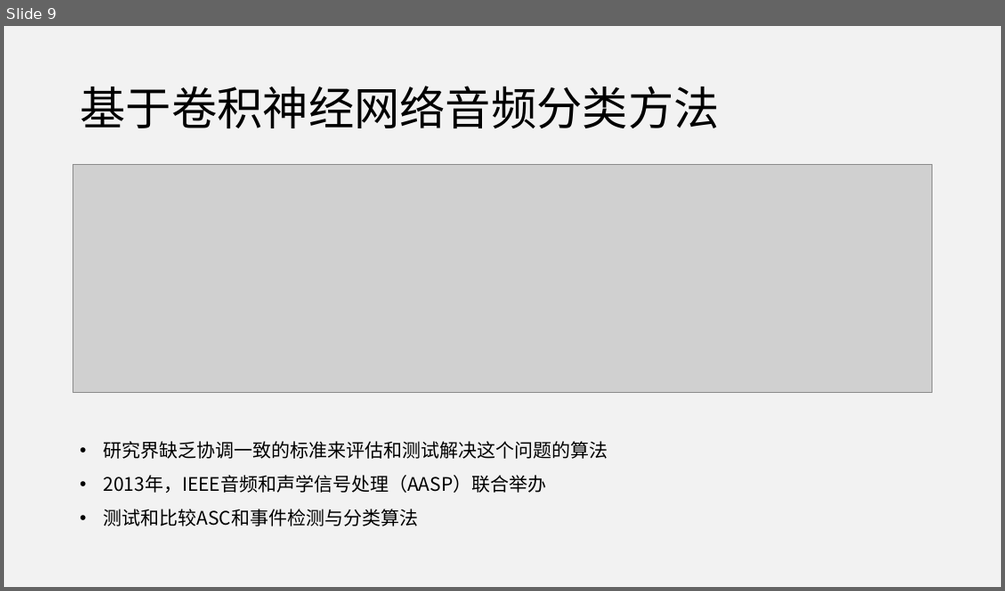
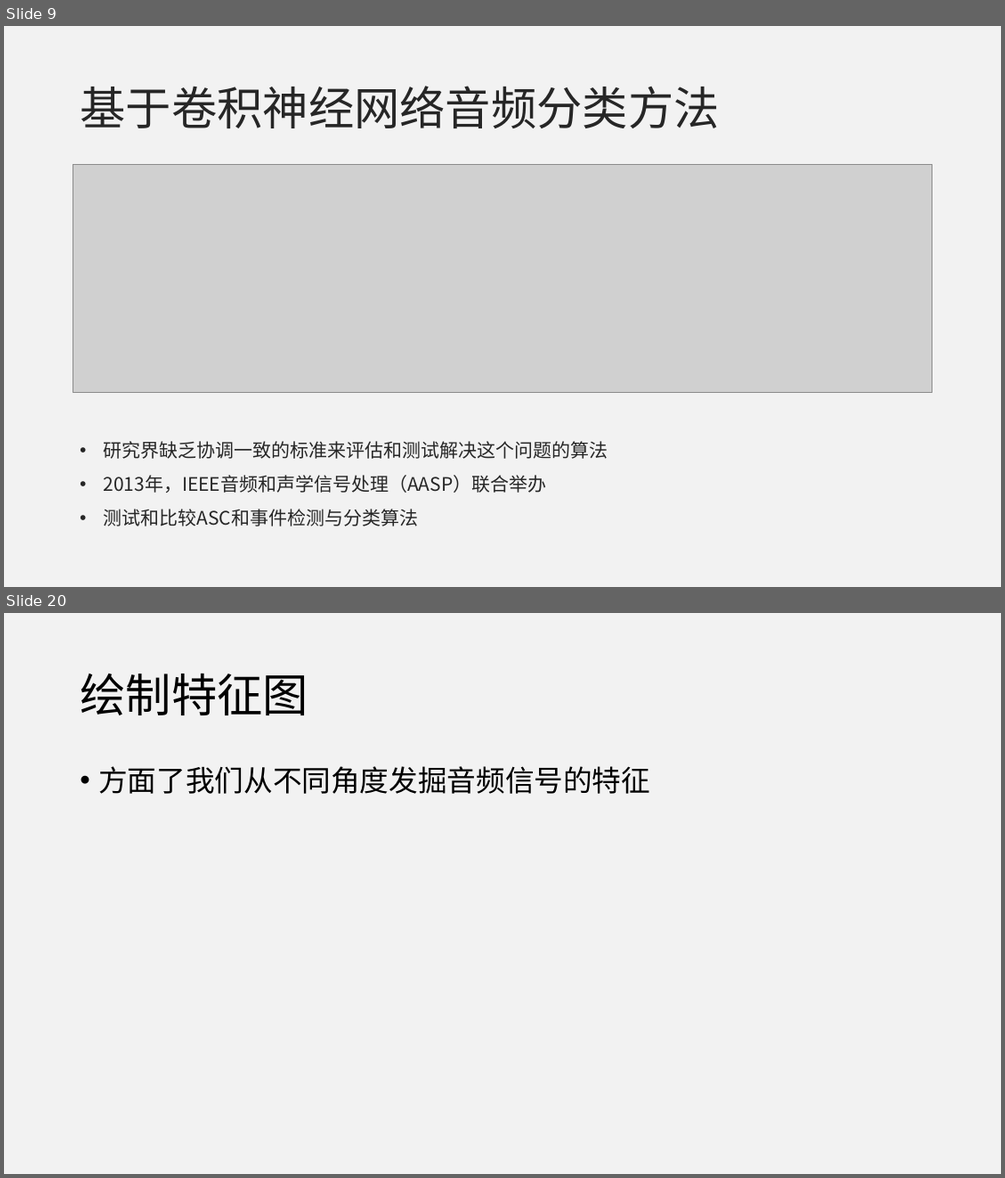
Before and after one commit to jumper3/paper, a slide deck: 开题报告/答辩.pptx. Shown one above the other, each under a label of ours: slide 9 before the commit, slides 9 and 20 after it; the slides between them are not shown. The pictures are 1005x591 and 1005x1178 pixels, drawn with LibreOffice and Linux fonts; fonts in the diff are those of the drawing; grey boxes stand for pictures. Boxes give left, top, right and bottom in pixels: in the first picture for what was removed or moved away, otherwise in the second. Text is boxed around its words. In the diff, an @@ line names an element or a change of style, - is before the commit and + after.

```diff
--- a/开题报告/答辩.pptx
+++ b/开题报告/答辩.pptx
@@ slide 20 added at <box>4,613,1001,1174</box>, background #F2F2F2 @@
@@ title added at <box>80,673,308,715</box>, 44 pt, text #000000 @@
+绘制特征图
@@ text added at <box>98,766,650,794</box>, 28 pt, text #000000 @@
+• 方面了我们从不同角度发掘音频信号的特征
@@ slide 9 changed as well @@
@@ title "基于卷积神经网络音频分类方法" at <box>80,86,720,128</box>: text colour #000000 to #262626 @@
@@ text "研究界缺乏协调一致的标准来评估和测试解决这个问题的算法" at <box>103,441,607,526</box>: text colour #000000 to #262626 @@
```
Also in this commit, not shown: 2 other slides changed, 15 other slides added, 1 slide removed, 2 other files.
